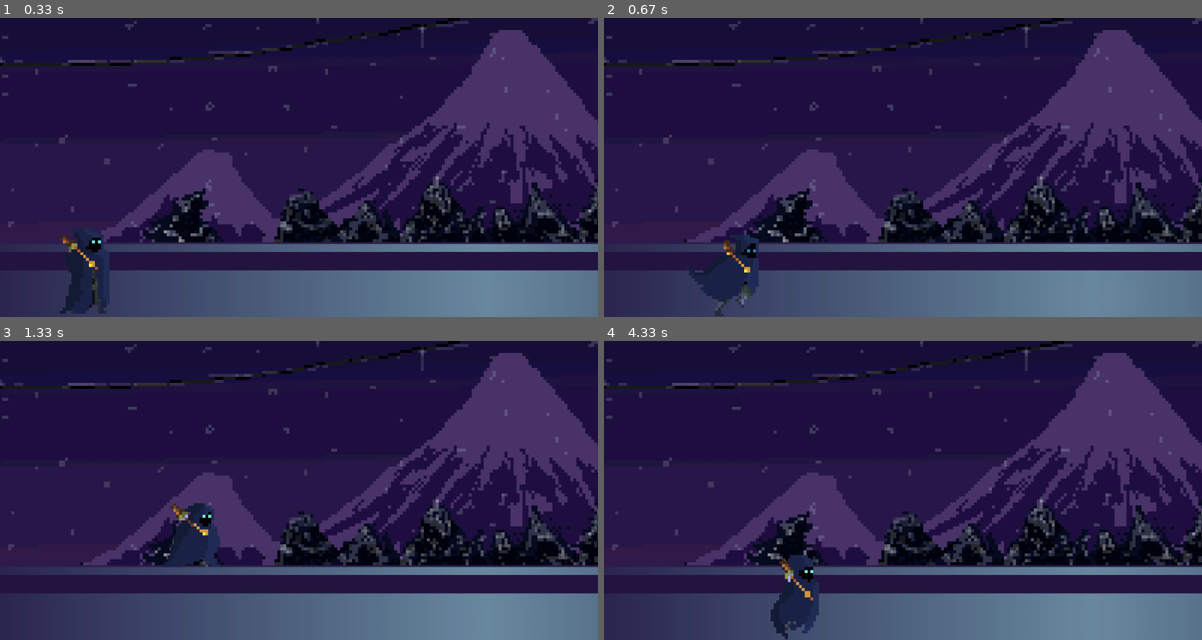
Above: before the commit, frames 1-4 (two rows, left to right).
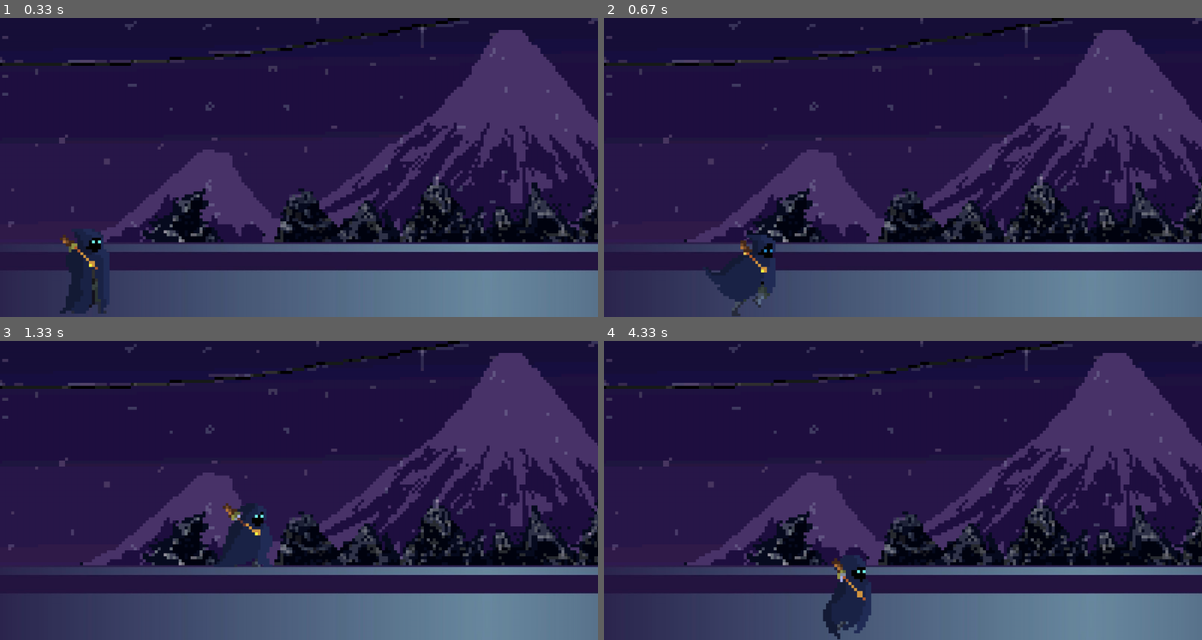
Above: after the commit, the same moments.

Repository: Sp0ge/pygame_game_2d
Game: pygame game, started from main.py
The game is run twice, just before and just after one commit, with the same random seed, the same clock (stepped at 60 frames per second) and the same inputs.
Inputs:
- Up to frame 1 (0.33 s): no input
- Up to frame 2 (0.67 s): hold D from 0.33 s (still down)
- Up to frame 3 (1.33 s): release D at 0.8 s; hold D 0.83-1.3 s; tap Space at 0.9, 1.2 s
- Up to frame 4 (4.33 s): hold A 1.33-1.87 s; tap Space at 1.4, 1.7, 1.97, 2.27, 2.4, 2.7, 3.07, 3.37, 3.57, 3.87, 4.07 s; hold A 1.9-2.3 s; hold D 2.33-2.97 s; hold A 3-3.47 s; hold D 3.5-3.97 s; hold D from 4 s (still down)

Frame 1 is identical in both runs. In frame 2, 1.2% of the frame differs, in the area x 14-29%, y 72-100%; in frame 3, 2.3%; in frame 4, 2.4%, in the area x 27-45%, y 71-100%.

Commit message:
try tp fix

Diff:
--- a/game_config.py
+++ b/game_config.py
@@ -9,8 +9,8 @@
 JUMPNOW = 10
 
 #player
-PLAYER_SPEED = 10
-PLAYER_JUMPSPEED = 15
+PLAYER_SPEED = 15
+PLAYER_JUMPSPEED = 20
 PLAYER_WIDTH,PLAYER_HEIGHT =250,250
 PLAYER_X,PLAYER_Y = 100+5,HEIGHT-PLAYER_HEIGHT-2
 
